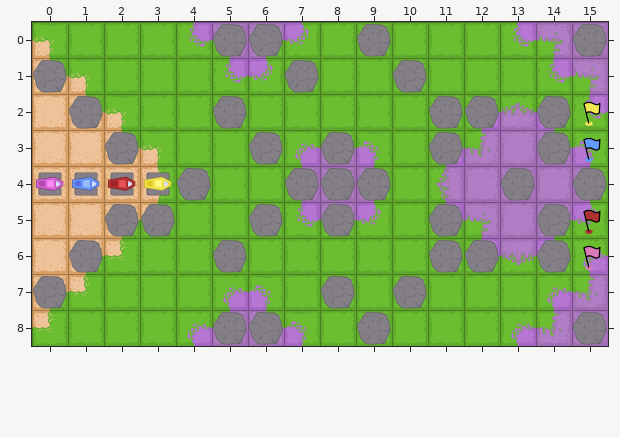
Two states of a Tiled map, pc/assets/level/009.tmx. Above is the file before it was changed.
Cells are 256x256 px. Shown: x 0..15, y 0..8.
And afterwards:
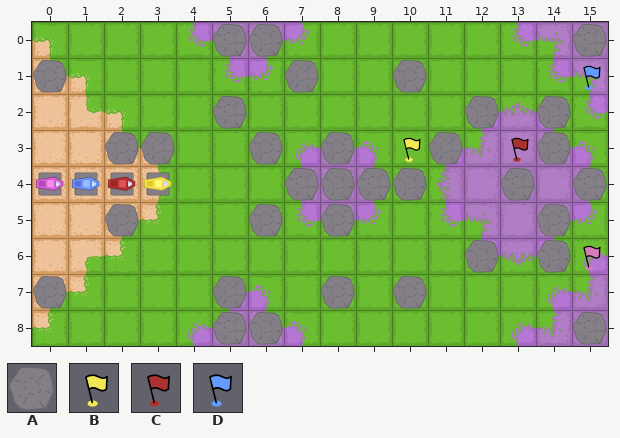
Key: from "ObjectTiles": A 1 "stone"; from "Player": B 5 "player1_goal", C 6 "player2_goal", D 7 "player3_goal".
_ is an empty cell.
What changed:
Layer "Objects":
There is now tile A in row 3 at x 3; in row 4 at x 10; in row 7 at x 5.
The edit erases tile A in row 0 at x 9; in row 2 at x 1 and 11; in row 4 at x 4; in row 5 at x 3 and 11; in row 6 at x 1, 5 and 11; in row 8 at x 9.
Layer "Player":
There is now tile B in row 3 at x 10.
There is now tile C in row 3 at x 13.
There is now tile D in row 1 at x 15.
The edit erases tile B in row 2 at x 15.
The edit erases tile C in row 5 at x 15.
The edit erases tile D in row 3 at x 15.
